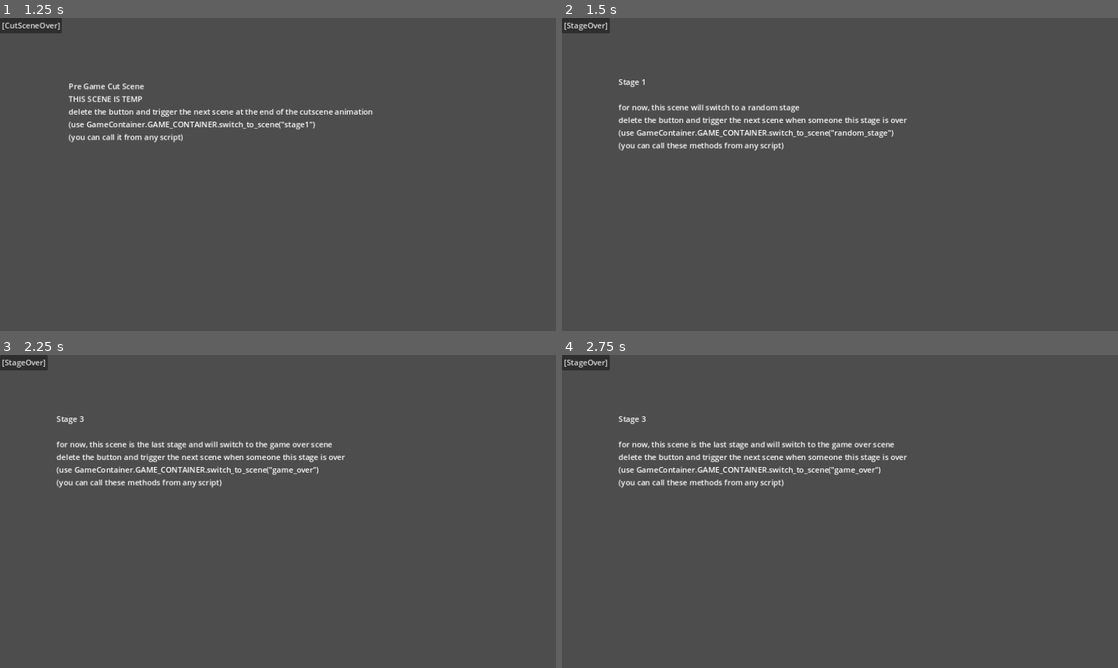
Above: before the commit, frames 1-4 (two rows, left to right).
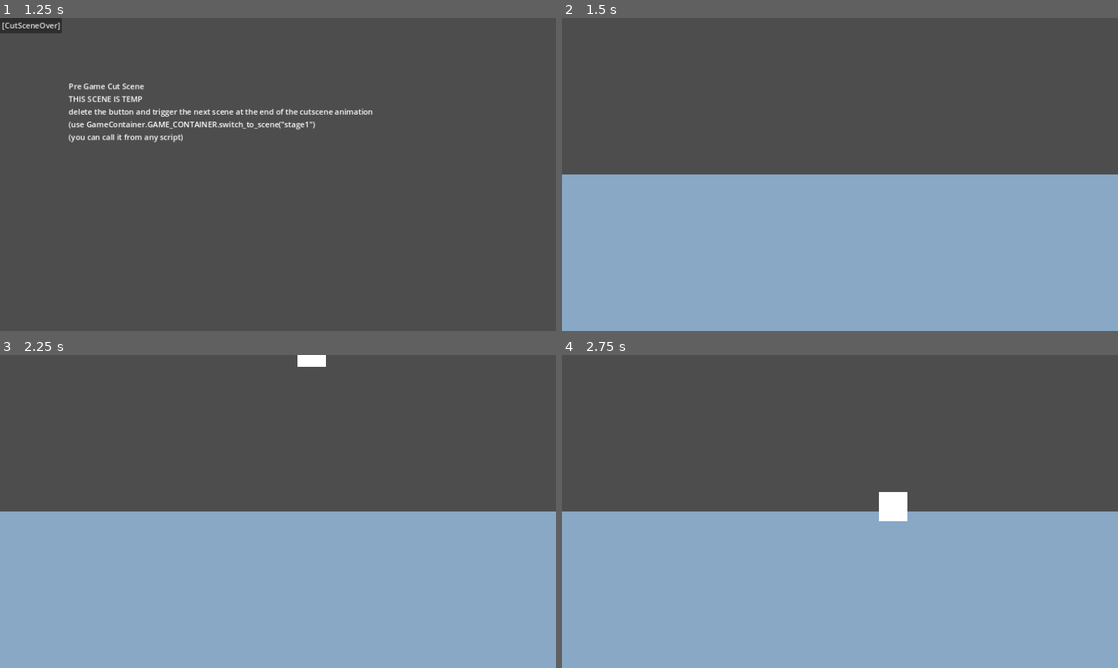
Above: after the commit, the same moments.

Repository: JoeyGiordano/JGZGodotGameTemplate
Game: Godot game, scene res://scenes/game_container/game_container.tscn
The game is run twice, just before and just after one commit, with the same random seed, the same clock (stepped at 60 frames per second) and the same inputs.
Inputs:
- Up to frame 1 (1.25 s): click "Play" at 0.5 s
- Up to frame 2 (1.5 s): click "[CutSceneOver]" at 1.25 s
- Up to frame 3 (2.25 s): click "[StageOver]" at 2 s
- Up to frame 4 (2.75 s): no input

Frame 1 is identical in both runs. In frame 2, 52% of the frame differs, in the area x 0-100%, y 0-100%; in frame 3, 53%; in frame 4, 53%.

Commit message:
PixelPerfect!

Diff:
--- a/project.godot
+++ b/project.godot
@@ -1,3 +1,11 @@
+; Engine configuration file.
+; It's best edited using the editor UI and not directly,
+; since the parameters that go here are not all obvious.
+;
+; Format:
+;   [section] ; section goes between []
+;   param=value ; assign values to parameters
+
 config_version=5
 
 [application]
--- /dev/null
+++ b/scenes/stages/pixel_perfect.gd
@@ -0,0 +1,17 @@
+@tool
+extends ColorRect
+
+var pos : Vector2
+
+func _ready():
+	var p : RigidBody2D = get_parent()
+	p.apply_impulse(Vector2(100,-500))
+	p.add_constant_force(1*Vector2(0,1))
+
+func _process(delta):
+	var coll_rect : CollisionShape2D = get_parent().get_child(0)
+	pos = coll_rect.global_position - coll_rect.shape.size/2
+	var pix : int = 10
+	global_position.x = int(pos.x / pix ) * pix
+	global_position.y = int(pos.y / pix ) * pix
+	pass
--- a/scenes/stages/stage1.tscn
+++ b/scenes/stages/stage1.tscn
@@ -1,8 +1,16 @@
-[gd_scene load_steps=2 format=3 uid="uid://brihhvr3e0dtq"]
+[gd_scene load_steps=5 format=3 uid="uid://brihhvr3e0dtq"]
 
 [ext_resource type="Script" path="res://scenes/game_container/switch_to_scene.gd" id="1_g1qqk"]
+[ext_resource type="Script" path="res://scenes/stages/pixel_perfect.gd" id="2_17d2q"]
+
+[sub_resource type="RectangleShape2D" id="RectangleShape2D_wfwqq"]
+size = Vector2(60, 60)
+
+[sub_resource type="WorldBoundaryShape2D" id="WorldBoundaryShape2D_j84im"]
 
 [node name="Stage1" type="Node2D"]
+
+[node name="Camera2D" type="Camera2D" parent="."]
 
 [node name="StageOverButton" type="Button" parent="."]
 offset_right = 8.0
@@ -22,3 +30,30 @@
 delete the button and trigger the next scene when someone this stage is over
 (use GameContainer.GAME_CONTAINER.switch_to_scene(\"random_stage\")
 (you can call these methods from any script)"
+
+[node name="RigidBody2D" type="RigidBody2D" parent="."]
+position = Vector2(-9, -311)
+
+[node name="CollisionShape2D" type="CollisionShape2D" parent="RigidBody2D"]
+position = Vector2(-4, 3)
+shape = SubResource("RectangleShape2D_wfwqq")
+
+[node name="ColorRect" type="ColorRect" parent="RigidBody2D"]
+top_level = true
+offset_left = -40.0
+offset_top = -330.0
+offset_bottom = -290.0
+scale = Vector2(1.4998, 1.49982)
+script = ExtResource("2_17d2q")
+
+[node name="StaticBody2D" type="StaticBody2D" parent="."]
+
+[node name="CollisionShape2D" type="CollisionShape2D" parent="StaticBody2D"]
+shape = SubResource("WorldBoundaryShape2D_j84im")
+
+[node name="ColorRect" type="ColorRect" parent="StaticBody2D"]
+offset_left = -740.0
+offset_right = -700.0
+offset_bottom = 40.0
+scale = Vector2(38.1417, 8.17916)
+color = Color(0.53173, 0.658496, 0.776327, 1)
